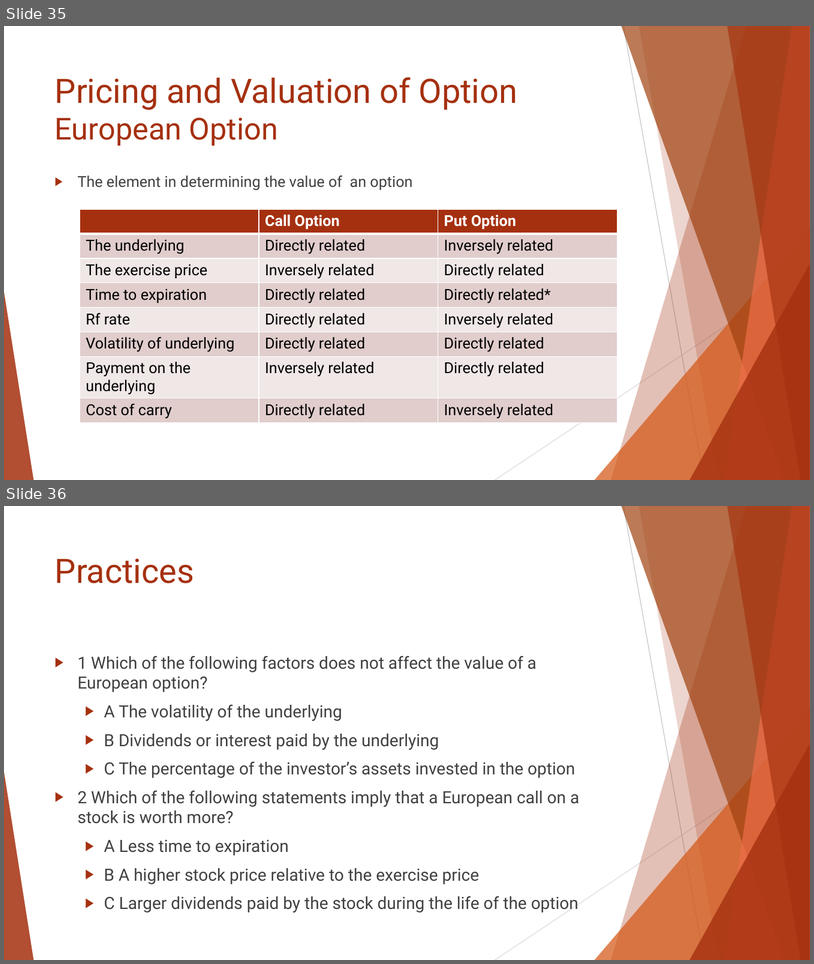
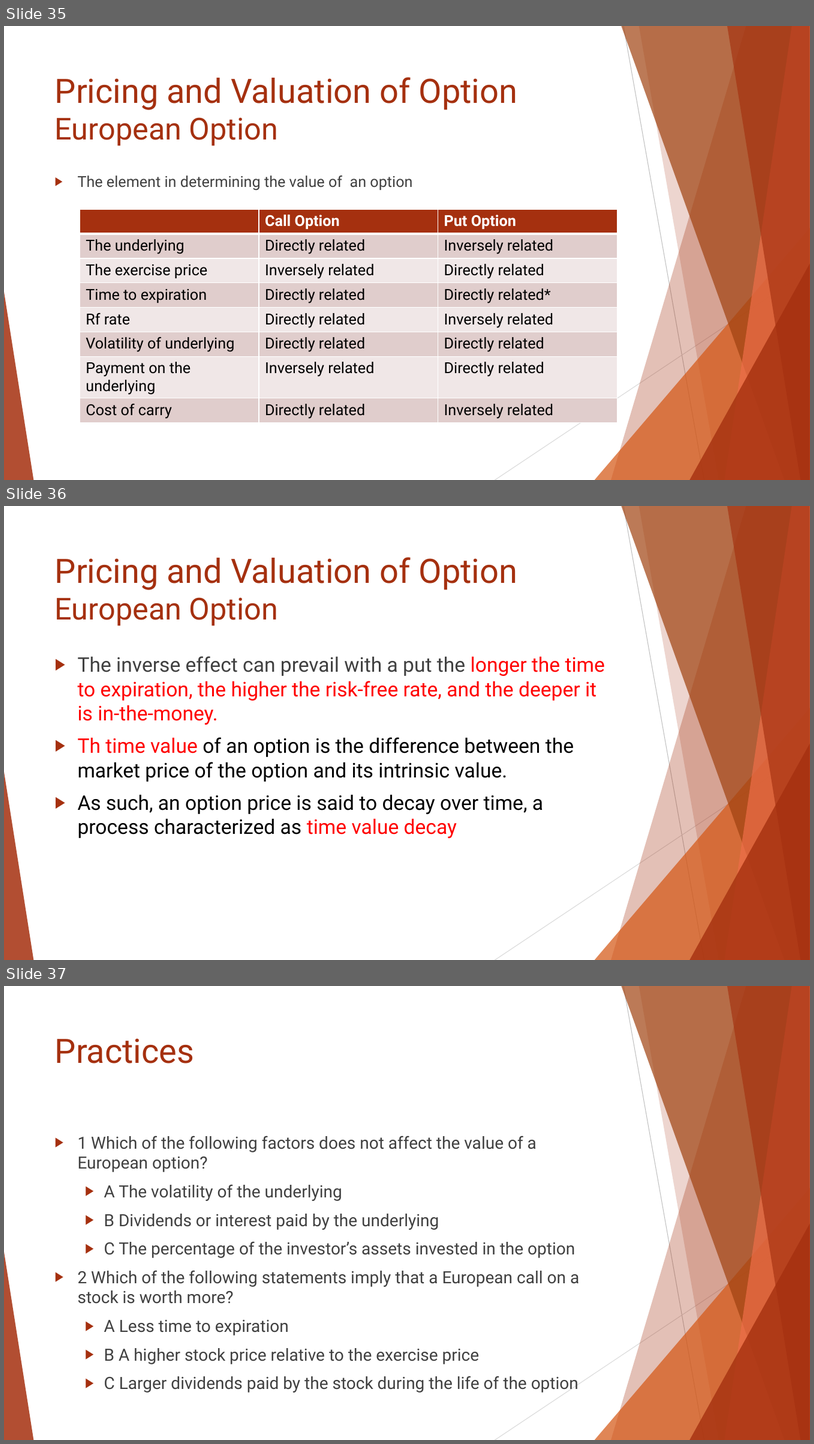
Before and after one commit to Isco0530/data, a slide deck: Reading 46.pptx. Shown one above the other, each under a label of ours: slides 35 and 36 before the commit, slides 35, 36 and 37 after it. The pictures are 814x964 and 814x1444 pixels, drawn with LibreOffice and Linux fonts; fonts in the diff are those of the drawing. Boxes give left, top, right and bottom in pixels: in the first picture for what was removed or moved away, otherwise in the second. Text is boxed around its words. In the diff, an @@ line names an element or a change of style, - is before the commit and + after.

```diff
--- a/Reading 46.pptx
+++ b/Reading 46.pptx
@@ slide 36 added at (4,506,810,960), background #FFFFFF; not listed: 10 template elements that a slide beside it also shows @@
@@ title added at (55,557,518,626), 40 pt, text #A5300F @@
+Pricing and Valuation of Option
+European Option
@@ text added at (78,656,605,838), 24 pt, text #000000 @@
+▶ The inverse effect can prevail with a put the longer the time to expiration, the higher the risk-free rate, and the deeper it is in-the-money.
+▶ Th time value of an option is the difference between the market price of the option and its intrinsic value.
+▶ As such, an option price is said to decay over time, a process characterized as time value decay
@@ what was slide 36 is now slide 37 @@
```
